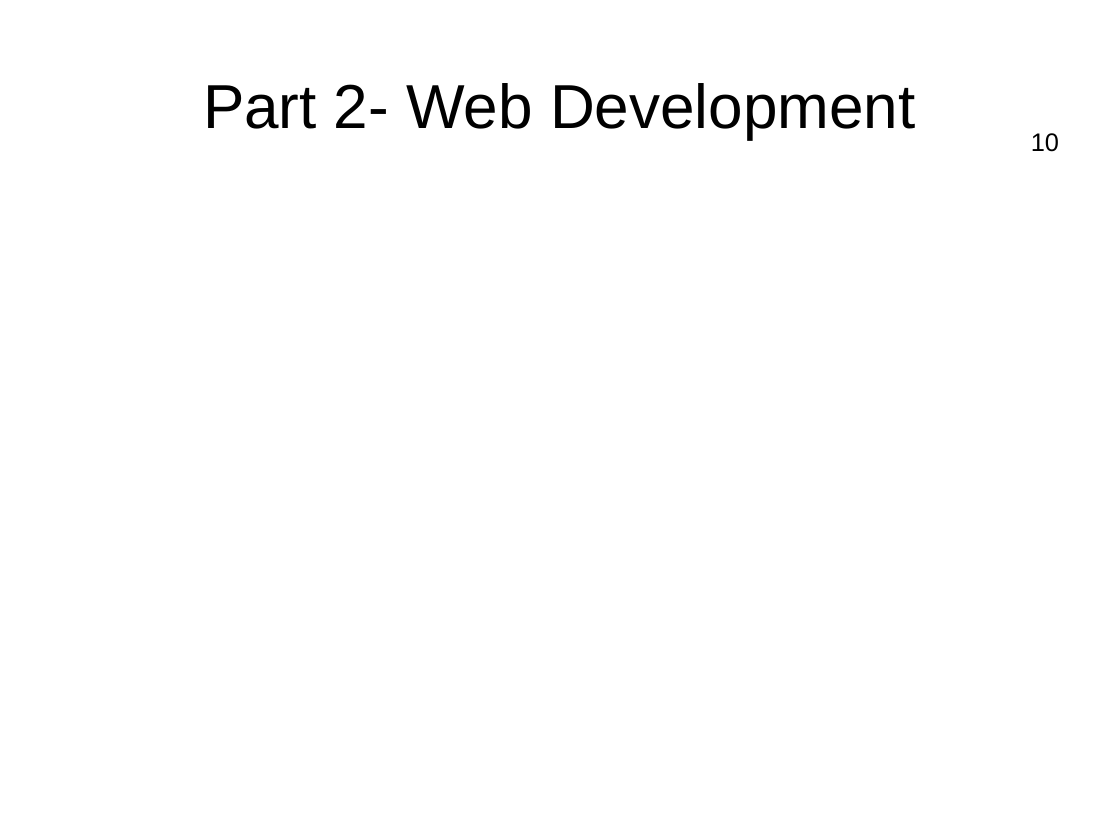
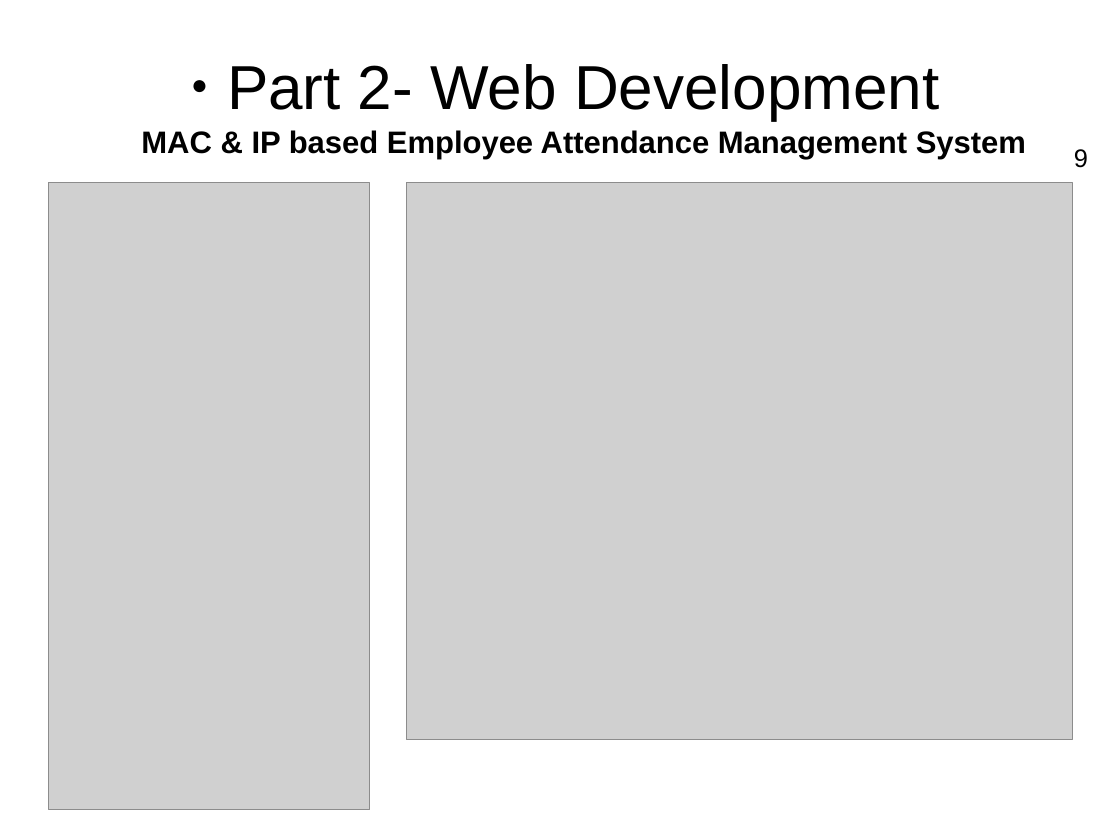
Before and after one commit to MAliAbrarKhan19/EAMS-IP-MAC-based-Employee-Attendance-Management-System, a slide deck: slide 9 of Presentation_ID_115_121_Sec8A_Mobile Computing lab.pptx (slide 10 before the commit). Drawn at 1120x840 pixels with LibreOffice and Linux fonts; fonts in the diff are those of the drawing; grey boxes stand for pictures; background and template pictures are left out. Boxes give left, top, right and bottom in pixels: in the first picture for what was removed or moved away, otherwise in the second. Text is boxed around its words. In the diff, an @@ line names an element or a change of style, - is before the commit and + after.

```diff
--- a/Presentation_ID_115_121_Sec8A_Mobile Computing lab.pptx
+++ b/Presentation_ID_115_121_Sec8A_Mobile Computing lab.pptx
@@ text at <box>141,64,1026,159</box>: text changed; size 44 to 22 pt; bold on @@
-Part 2- Web Development
+● Part 2- Web Development
+  MAC & IP based Employee Attendance Management System
@@ page number removed at <box>1031,133,1059,152</box> @@
-10
@@ page number added at <box>1074,149,1088,168</box>, 18 pt, text #000000 @@
+9
@@ picture added at <box>49,183,370,810</box> @@
@@ picture added at <box>407,183,1073,740</box> @@
```
Also in this commit, not shown: 4 other slides changed, 1 slide added, 3 slides removed, 1 other file.
